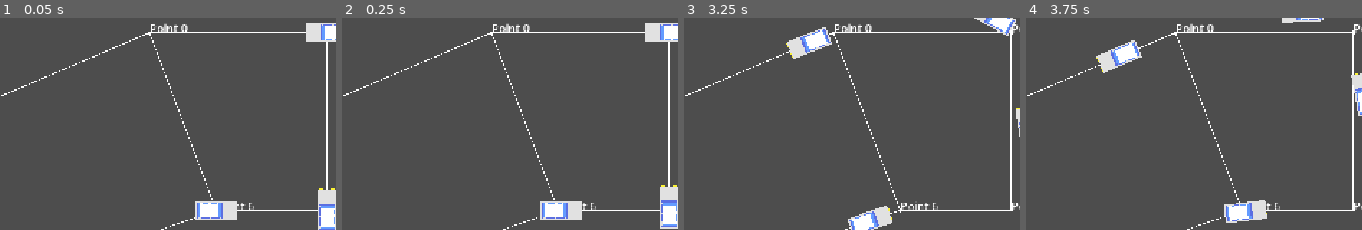
Above: before the commit, frames 1-4 (left to right).
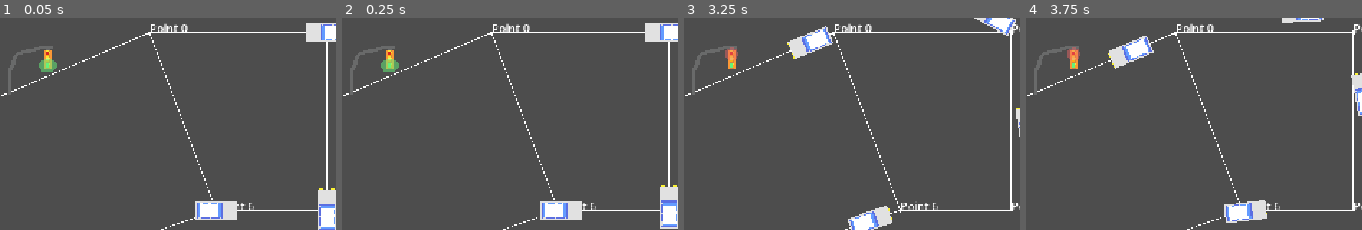
Above: after the commit, the same moments.

Repository: VovqaGuss/Town_sim
Game: Godot game, scene res://prefubs/scene/Polygons/test_polygon.tscn
The game is run twice, just before and just after one commit, with the same random seed, the same clock (stepped at 60 frames per second) and the same inputs. The project has no main scene, so this scene is started directly.
Inputs (mouse positions are % of the whole screen's width and height, from its top left):
- Up to frame 1 (0.05 s): no input
- Up to frame 2 (0.25 s): no input
- Up to frame 3 (3.25 s): move the mouse to (70, 44) at 0.52 s; click (70, 44) at 0.67 s; drag from (20, 54) to (94, 36) at 1.27 s; move the mouse to (56, 26) at 2.02 s; click (56, 26) at 2.17 s; drag from (38, 70) to (68, 56) at 2.77 s
- Up to frame 4 (3.75 s): move the mouse to (80, 65) at 3.52 s; click (80, 65) at 3.67 s
The pictures show only the part of the screen within x 45-95%, y 6-56%; the shares and areas given below are measured in that part.

The runs differ from the first frame. In frame 1, 0.7% of the frame differs, in the area x 2-17%, y 13-37%; in frame 2, 0.7%; in frame 3, 0.9%; in frame 4, 1.8%, in the area x 2-39%, y 8-37%.

Commit message:
Finalize traffic lights

Diff:
--- a/vsoh-georaphy/prefubs/scene/Polygons/test_polygon.tscn
+++ b/vsoh-georaphy/prefubs/scene/Polygons/test_polygon.tscn
@@ -3,6 +3,7 @@
 [ext_resource type="Script" uid="uid://cup1qrdjgig7h" path="res://scripts/classes/Road_traffic/RoadNetworkManager/road_network_manager.gd" id="1_urinb"]
 [ext_resource type="Script" uid="uid://5hg8vtpkjqtv" path="res://scripts/Recources/TravelPoint.gd" id="2_urinb"]
 [ext_resource type="PackedScene" uid="uid://br1el582c6ei1" path="res://prefubs/scene/Vahicles/private_vahicle.tscn" id="3_dm12r"]
+[ext_resource type="PackedScene" uid="uid://lcs7ccq5xs1v" path="res://prefubs/scene/Road_Managmend/traffic_light.tscn" id="4_dm12r"]
 
 [sub_resource type="Resource" id="Resource_urinb"]
 script = ExtResource("2_urinb")
@@ -93,3 +94,11 @@
 position = Vector2(368, 496)
 starter_point_idx = 6
 final_point_idx = 3
+
+[node name="TrafficLight" parent="." unique_id=614520602 instance=ExtResource("4_dm12r")]
+position = Vector2(640, 160)
+Durations = {
+0: 5.0,
+1: 1.0,
+2: 1.0
+}
--- a/vsoh-georaphy/prefubs/scene/Road_Managmend/traffic_light.tscn
+++ b/vsoh-georaphy/prefubs/scene/Road_Managmend/traffic_light.tscn
@@ -1,12 +1,49 @@
 [gd_scene format=3 uid="uid://lcs7ccq5xs1v"]
 
 [ext_resource type="Script" uid="uid://dnah5gsectfum" path="res://scripts/classes/Road_traffic/TrafficLight/traffic_light_scr.gd" id="1_q1i7t"]
-[ext_resource type="Script" uid="uid://b6d6wvfpvofkf" path="res://scripts/classes/Road_traffic/MarchruteManager/matchrute_manager.gd" id="2_yus42"]
+[ext_resource type="Texture2D" uid="uid://7s40g20qwfo2" path="res://recousres/sprites/shelds/TrafficLights.png" id="2_yus42"]
 
-[node name="TrafficLight" type="Node2D" unique_id=614520602]
+[sub_resource type="RectangleShape2D" id="RectangleShape2D_8ikex"]
+size = Vector2(64, 64)
+
+[node name="TrafficLight" type="Node2D" unique_id=614520602 node_paths=PackedStringArray("colizion", "light_sprite")]
+position = Vector2(0, 16)
 script = ExtResource("1_q1i7t")
+colizion = NodePath("Area/Area2D/CollisionShape2D")
+light_sprite = NodePath("Sprites/Light")
+LightsFrames = {
+0: 5,
+1: 11,
+2: 8
+}
+Durations = {
+0: 1.0,
+1: 1.0,
+2: 1.0
+}
 
-[node name="MarchruteManager" type="Node" parent="." unique_id=1182261335]
-script = ExtResource("2_yus42")
-debug = true
-metadata/_custom_type_script = "uid://b6d6wvfpvofkf"
+[node name="Sprites" type="Node2D" parent="." unique_id=1342337309]
+position = Vector2(0, -64)
+scale = Vector2(1.5, 1.5)
+
+[node name="TrafficLight" type="Sprite2D" parent="Sprites" unique_id=1126639294]
+texture = ExtResource("2_yus42")
+hframes = 4
+vframes = 3
+frame = 2
+
+[node name="Light" type="Sprite2D" parent="Sprites" unique_id=1443122940]
+texture = ExtResource("2_yus42")
+hframes = 4
+vframes = 3
+frame = 8
+
+[node name="Area" type="Node2D" parent="." unique_id=304024318]
+position = Vector2(0, -16)
+
+[node name="Area2D" type="Area2D" parent="Area" unique_id=1431004826]
+
+[node name="CollisionShape2D" type="CollisionShape2D" parent="Area/Area2D" unique_id=2142917160]
+position = Vector2(0, 16)
+shape = SubResource("RectangleShape2D_8ikex")
+disabled = true
--- a/vsoh-georaphy/scripts/classes/Road_traffic/MarchruteManager/matchrute_manager.gd
+++ b/vsoh-georaphy/scripts/classes/Road_traffic/MarchruteManager/matchrute_manager.gd
@@ -11,6 +11,10 @@
 	Second # 2
 }
 
+
+## 0 - sec
+## 1 - min
+## 2 - hours
 var time = {
 	Units_of_time.Hour : 0,
 	Units_of_time.Minute : 0,
@@ -30,9 +34,9 @@
 	if miliseconds >= 1.0:
 		miliseconds -= 1.0
 
-		clock()
+		_clock()
 
-func clock() -> void:
+func _clock() -> void:
 
 	time[0] += 1
 
--- a/vsoh-georaphy/scripts/classes/Road_traffic/TrafficLight/traffic_light_scr.gd
+++ b/vsoh-georaphy/scripts/classes/Road_traffic/TrafficLight/traffic_light_scr.gd
@@ -2,14 +2,28 @@
 extends Node2D
 
 enum Lights {
-	RED,
-	YELLOW,
-	GREEN
+	RED = 0,
+	YELLOW = 1,
+	GREEN = 2
 }
 
+
+
+@export var colizion : CollisionShape2D
+## Here s your sprites
+@export_category("Visual")
+@export_subgroup("lights")
+@export var light_sprite : Sprite2D
+## Lights Frames from light sprite:
+## 0. - Red light
+## 1. - Yellow light
+## 2. - Green light
+@export var LightsFrames = {
+	Lights.RED : 0,
+	Lights.YELLOW : 0,
+	Lights.GREEN : 0, }
 ## Here s light options
 @export_category("Lights")
-
 ## Response time:
 ## 0. - Red light
 ## 1. - Yellow light
@@ -17,15 +31,20 @@
 @export var Durations: Dictionary = {
 	Lights.RED : 0.0,
 	Lights.YELLOW : 0.0,
-	Lights.GREEN : 0.0
-}
+	Lights.GREEN : 0.0 }
 
-signal light_signal_change_req
-signal signal_light_was_chaged
 
-var current_light : Lights = Lights.RED
+signal signal_light_was_changed(to_what : Lights)
 
+var current_light : Lights = Lights.GREEN :
+	set(value) :
+		current_light = value
+		signal_light_was_changed.emit(value)
 var accumulator_time : float = 0.0
+
+
+func _init() -> void:
+	signal_light_was_changed.connect(_on_signal_light_was_changed)
 
 func _process(delta: float) -> void:
 	accumulator_time += delta
@@ -34,6 +53,7 @@
 		accumulator_time = 0.0
 		_to_next_light()
 
+
 func _to_next_light() -> void:
 	match current_light:
 		Lights.RED: _change_light(Lights.YELLOW)
@@ -41,6 +61,12 @@
 		Lights.GREEN : _change_light(Lights.RED)
 
 func _change_light(inpt_light : Lights) -> void:
+	current_light = inpt_light
 
-	signal_light_was_chaged.emit()
-	current_light = inpt_light
+
+func _on_signal_light_was_changed(to_light : Lights):
+	light_sprite.frame = LightsFrames[to_light]
+	if to_light == Lights.RED:
+		colizion.disabled = false
+	elif to_light == Lights.GREEN:
+		colizion.disabled = true
